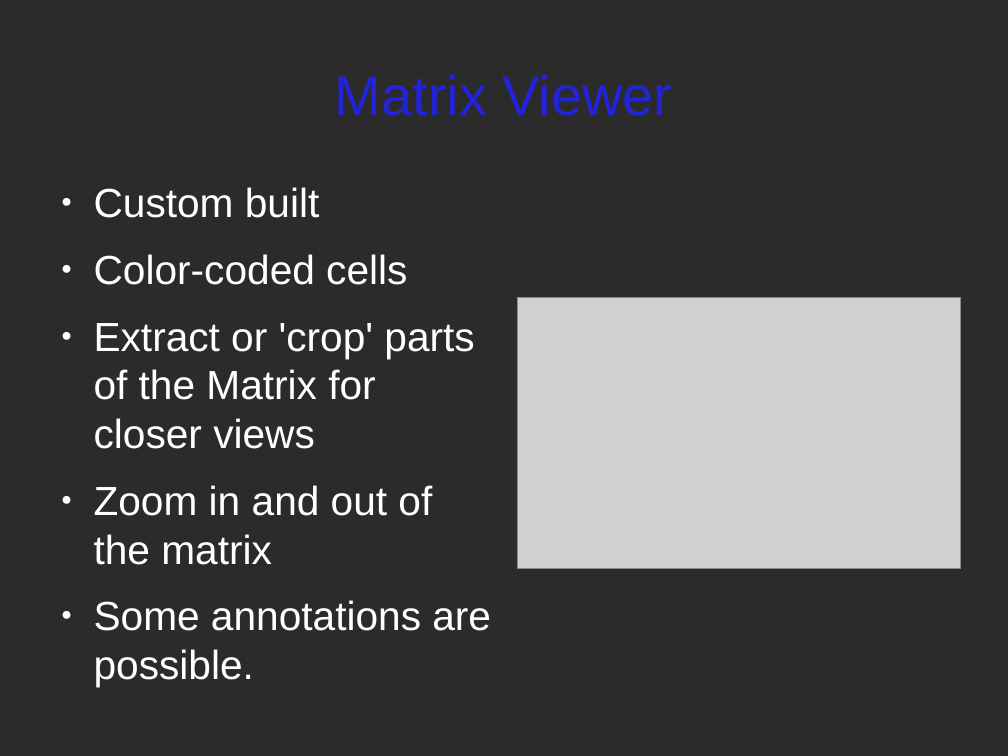
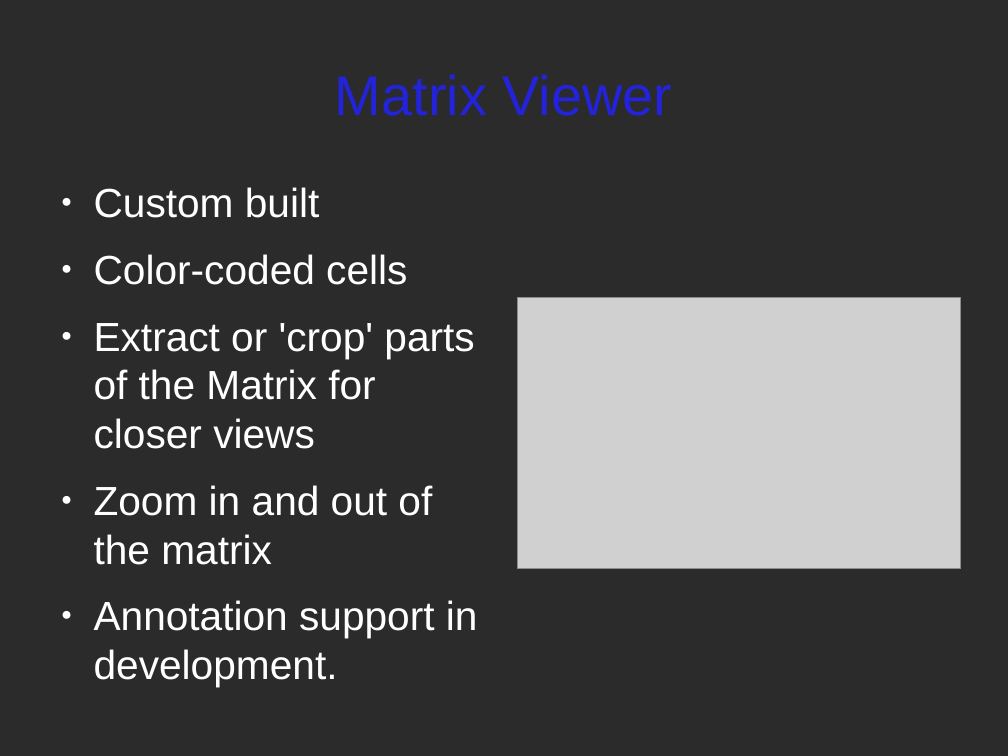
Before and after one commit to rdmpage/cdaotools, a slide deck: slide 8 of doc/publication/iEvoBio2010CDAOSTORE.odp. Drawn at 1008x756 pixels with LibreOffice and Linux fonts; fonts in the diff are those of the drawing; grey boxes stand for pictures; background and template pictures are left out; a plain dark background stands for a picture behind light text. Boxes give left, top, right and bottom in pixels: in the first picture for what was removed or moved away, otherwise in the second. Text is boxed around its words. In the diff, an @@ line names an element or a change of style, - is before the commit and + after.

```diff
--- a/doc/publication/iEvoBio2010CDAOSTORE.odp
+++ b/doc/publication/iEvoBio2010CDAOSTORE.odp
@@ text at box(94, 600, 478, 687): text changed @@
-● Some annotations are possible.
+● Annotation support in development.
```
Also in this commit, not shown: 4 other slides changed.
